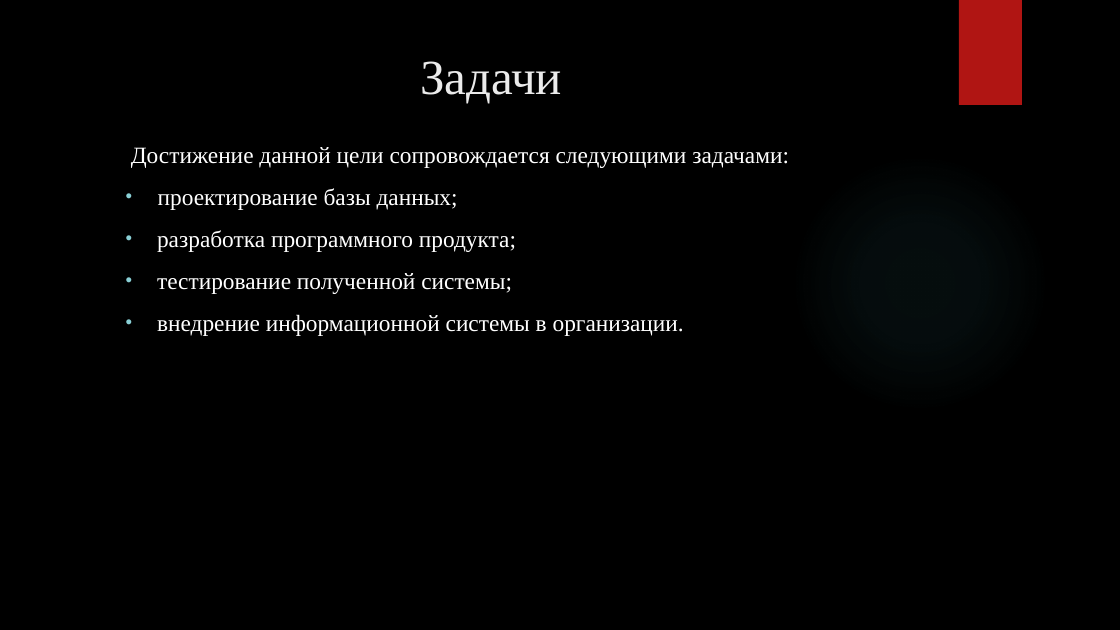
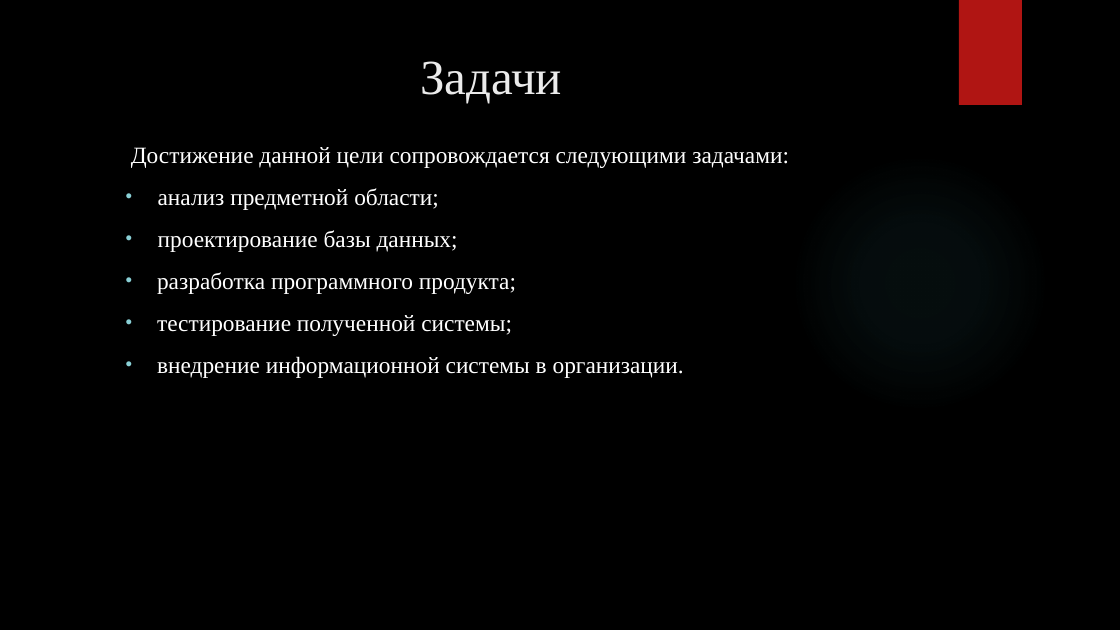
Before and after one commit to RAdKuzur/ASTU, a slide deck: slide 17 of Дипломная работа/Презентация Курсовая.pptx (slide 13 before the commit). Drawn at 1120x630 pixels with LibreOffice and Linux fonts; fonts in the diff are those of the drawing; background and template pictures are left out. Boxes give left, top, right and bottom in pixels: in the first picture for what was removed or moved away, otherwise in the second. Text is boxed around its words. In the diff, an @@ line names an element or a change of style, - is before the commit and + after.

```diff
--- a/Дипломная работа/Презентация Курсовая.pptx
+++ b/Дипломная работа/Презентация Курсовая.pptx
@@ text at [158, 188, 439, 210]: paragraph added @@
+  • анализ предметной области;
```
Also in this commit, not shown: 10 other slides changed, 5 slides added, 3 slides removed, 1 other file.
